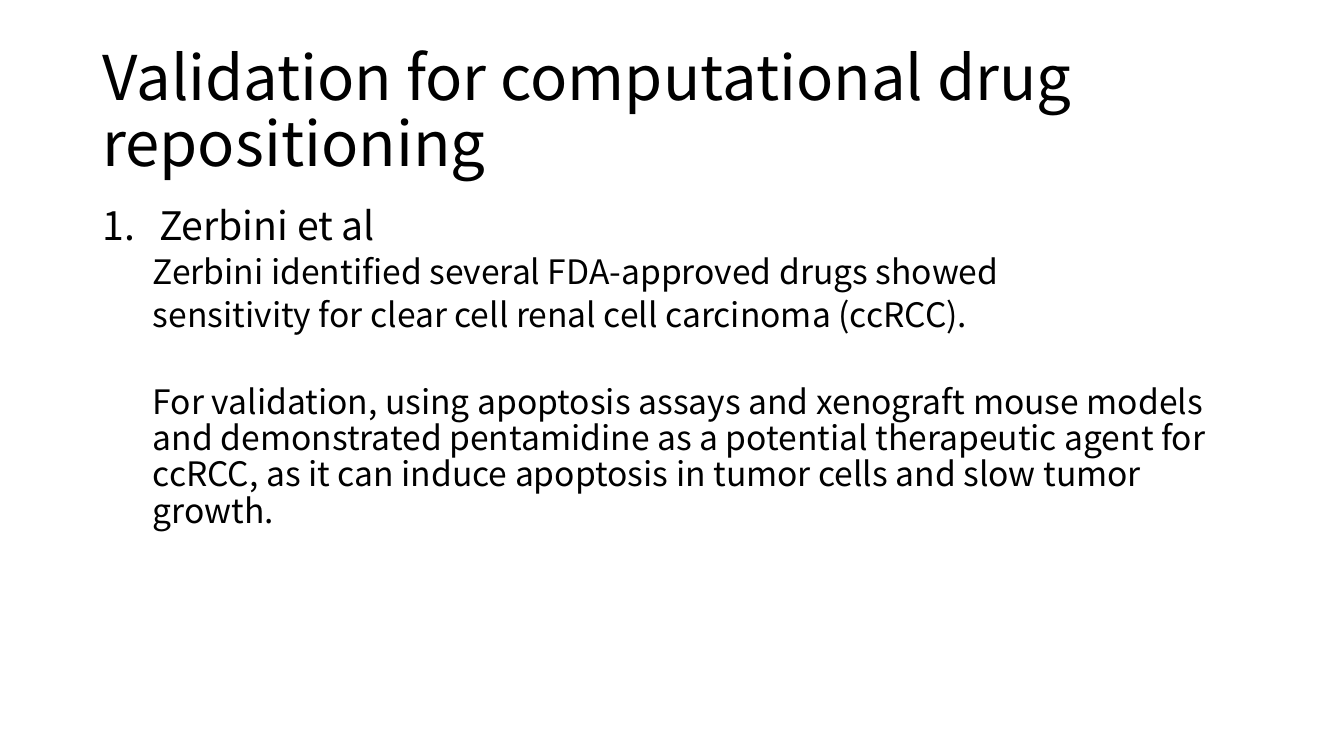
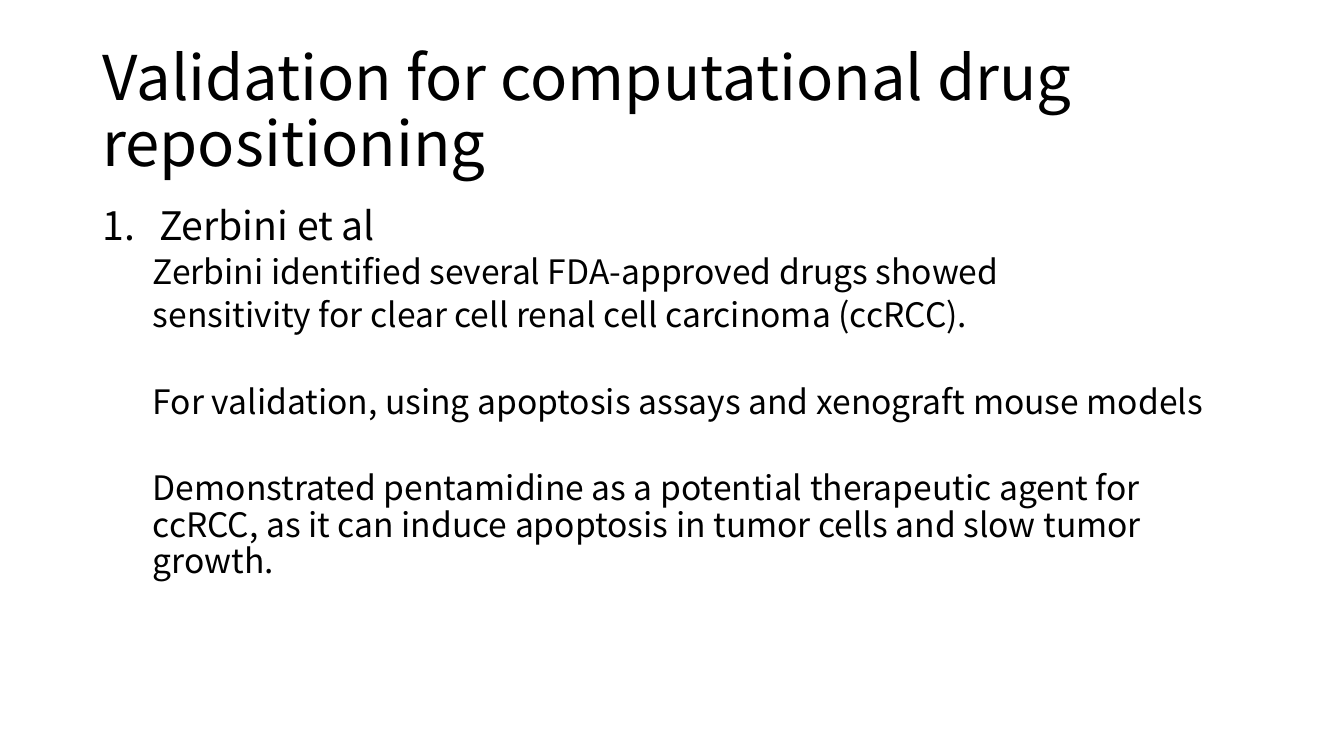
Before and after one commit to moklise/TIL, a slide deck: slide 10 of Review/[2] A Survey Off Current Trends In Computational Drug/A survey of current trends in computational drug.pptx. Drawn at 1344x756 pixels with LibreOffice and Linux fonts; fonts in the diff are those of the drawing. Boxes give left, top, right and bottom in pixels: in the first picture for what was removed or moved away, otherwise in the second. Text is boxed around its words. In the diff, an @@ line names an element or a change of style, - is before the commit and + after.

Commit message:
[Publication Review] Literature mining, ontologies and information visualization for drug repurposing

```diff
--- a/Review/[2] A Survey Off Current Trends In Computational Drug/A survey of current trends in computational drug.pptx
+++ b/Review/[2] A Survey Off Current Trends In Computational Drug/A survey of current trends in computational drug.pptx
@@ text at bbox=[153, 387, 1203, 582]: text changed @@
-  For validation, using apoptosis assays and xenograft mouse models and demonstrated pentamidine as a potential therapeutic agent for ccRCC, as it can induce apoptosis in tumor cells and slow tumor growth.
+  For validation, using apoptosis assays and xenograft mouse models
+  Demonstrated pentamidine as a potential therapeutic agent for ccRCC, as it can induce apoptosis in tumor cells and slow tumor growth.
```
Also in this commit, not shown: 4 other slides changed, 2 other files.
